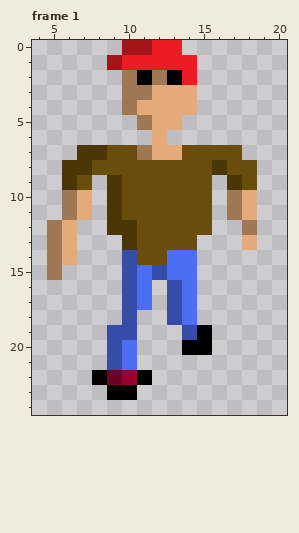
A animated GIF sprite gets an edit: mc_walking_down.gif. Above: the version before the commit.
The file is 25x25 pixels, 2 frames. Shown: frame 1: x 4..20, y 0..24. The commit also changed other frames, which this record leaves out.
New version:
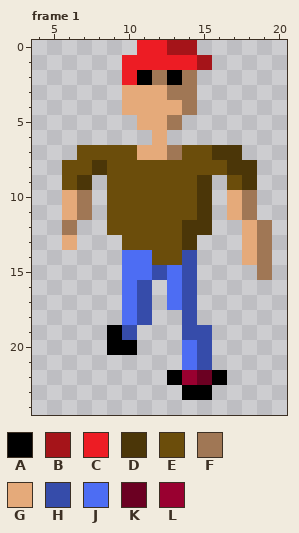
Palette (. is transparent): A #000000  B #a51419  C #ed1c24  D #4b3608  E #6b4d0b  F #a07755  G #e5aa7a  H #364caa  J #4d6df3  K #6b0022  L #990030
From old to new:
Changed rows in their new state; - is an unchanged pixel.
Frame 1:
first column x 5:
 0 -----.C-BB-----
 1 ----.-----B----
 2 -----C---F-----
 3 -----GG-FF-----
 4 -----G---F-----
 5 ------G-F------
 7 --EE--G-F--DD--
 8 -EED-------EDD-
 9 -ED-E-----D-ED-
10 -GF-E-----D-GF-
11 -GF-E-----D-GF-
12 .F--EE---DD--GF
13 .----E---D----F
14 ..---JJ-EH---GF
15 .----J---H----F
16 -----JH-JH-----
17 -----JH-JH-----
18 -----JH-.H-----
19 ----A-----H----
20 ----AA---JH----
21 ----..---JH----
22 ---....-ALKA---
23 ----..---AA----
